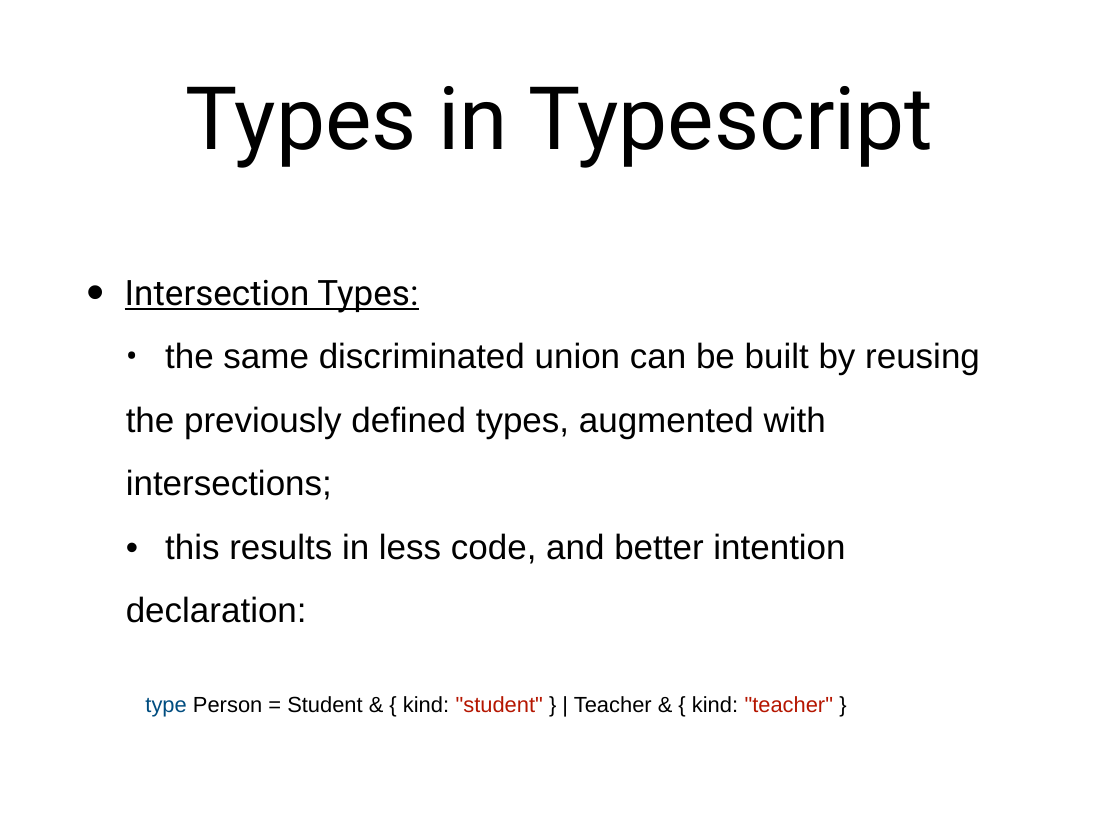
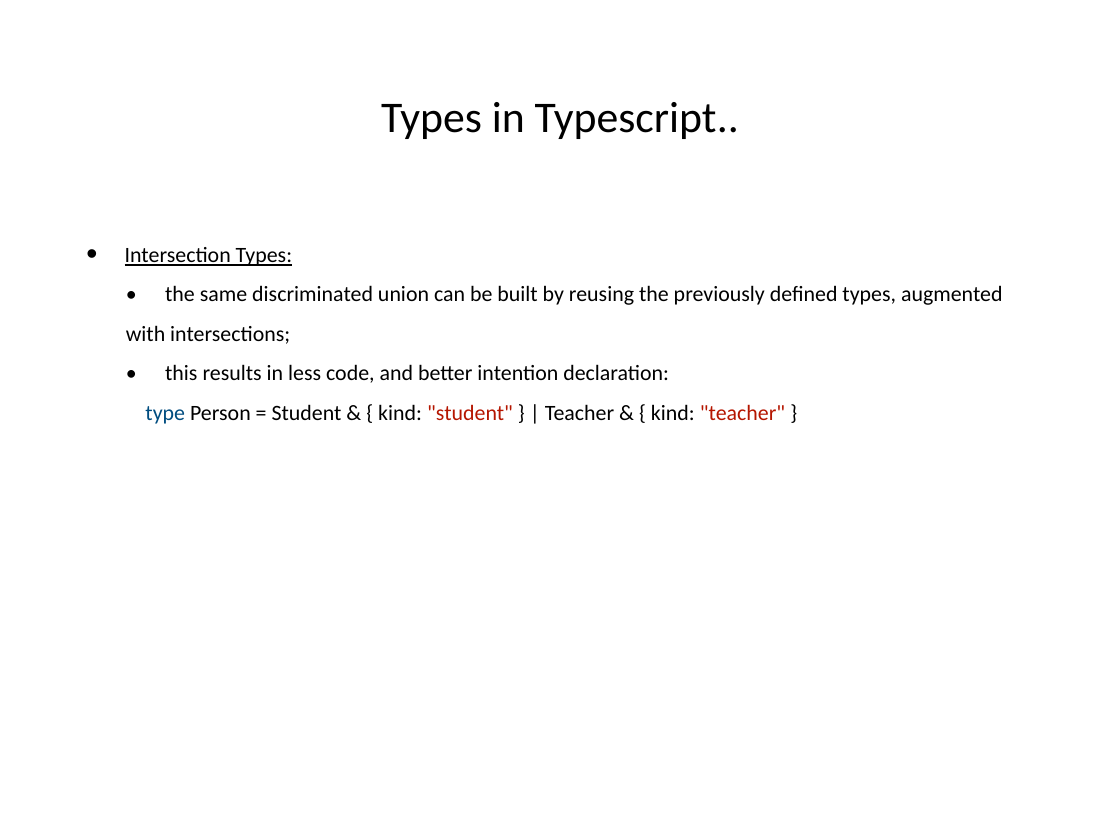
Before and after one commit to hogeschool/Development-5, a slide deck: slide 14 of Lectures/Lecture5/lesson5.pptx (slide 9 before the commit). Drawn at 1120x840 pixels with LibreOffice and Linux fonts; fonts in the diff are those of the drawing. Boxes give left, top, right and bottom in pixels: in the first picture for what was removed or moved away, otherwise in the second. Text is boxed around its words. In the diff, an @@ line names an element or a change of style, - is before the commit and + after.

```diff
--- a/Lectures/Lecture5/lesson5.pptx
+++ b/Lectures/Lecture5/lesson5.pptx
@@ title at box(381, 102, 739, 139): text changed; size 80 to 40 pt; font Roboto to Calibri @@
-Types in Typescript
+Types in Typescript..
@@ text "Intersection Types:" at box(125, 247, 1002, 424): size 32 to 20 pt in "Intersection Types:", "• the same discriminated union can be ...", "• this results in less code, and ..."; font Roboto to Calibri in "Intersection Types:", "•"; font Arial to Calibri; line spacing 1 to 1.5; line spacing 58pt to 1.5; line spacing 40pt to 1.5; vertical alignment middle to top @@
```
Also in this commit, not shown: 8 other slides changed, 6 slides added, 1 slide removed.
